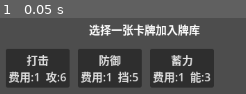
Above: before the commit, frame 1.
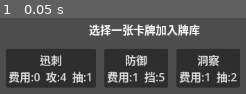
Above: after the commit, the same moment.

Repository: archer47-qingmei/AIGameTest2
Game: Godot game, scene res://reward/RewardScreen.tscn
Same seed, same stepped clock (60 frames per second), same inputs: the game is played once before the commit and once after it. This scene is started directly instead of the project's main scene.
Inputs:
- Up to frame 1 (0.05 s): no input

The runs differ from the first frame. In frame 1, 20% of the frame differs, in the area x 10-98%, y 40-91%.

Commit message:
feat: add entangle card data and weak description to CardData

Diff:
--- a/CardData.gd
+++ b/CardData.gd
@@ -10,14 +10,17 @@
 	var blk: int = 0
 	var drw: int = 0
 	var nrg: int = 0
+	var wk: int = 0
 	for effect: CardEffectData in effects:
 		if effect.type == "damage":   dmg = effect.value
 		elif effect.type == "block":  blk = effect.value
 		elif effect.type == "draw":   drw = effect.value
 		elif effect.type == "energy": nrg = effect.value
+		elif effect.type == "weak":   wk = effect.value
 	var desc: String = "%s\n费用:%d" % [card_name, cost]
 	if dmg > 0: desc += "  攻:%d" % dmg
 	if blk > 0: desc += "  挡:%d" % blk
 	if drw > 0: desc += "  抽:%d" % drw
 	if nrg > 0: desc += "  能:%d" % nrg
+	if wk > 0: desc += "  虚弱:%d" % wk
 	return desc
--- /dev/null
+++ b/data/cards/entangle.tres
@@ -0,0 +1,15 @@
+[gd_resource type="Resource" script_class="CardData" load_steps=4 format=3]
+
+[ext_resource type="Script" uid="uid://13mprie5g221" path="res://CardData.gd" id="1_CardData"]
+[ext_resource type="Script" uid="uid://cxv8nrm4tp7dk" path="res://CardEffectData.gd" id="2_CardEffectData"]
+
+[sub_resource type="Resource" id="Effect_weak"]
+script = ExtResource("2_CardEffectData")
+type = "weak"
+value = 2
+
+[resource]
+script = ExtResource("1_CardData")
+card_name = "缠绕"
+cost = 1
+effects = [SubResource("Effect_weak")]
